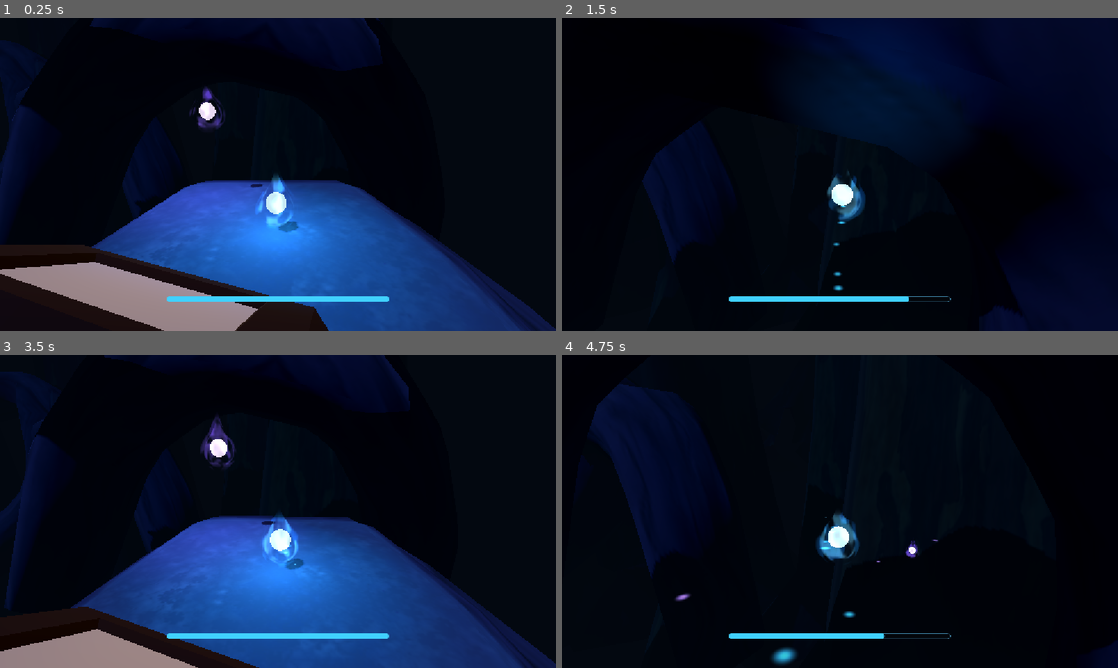
Above: before the commit, frames 1-4 (two rows, left to right).
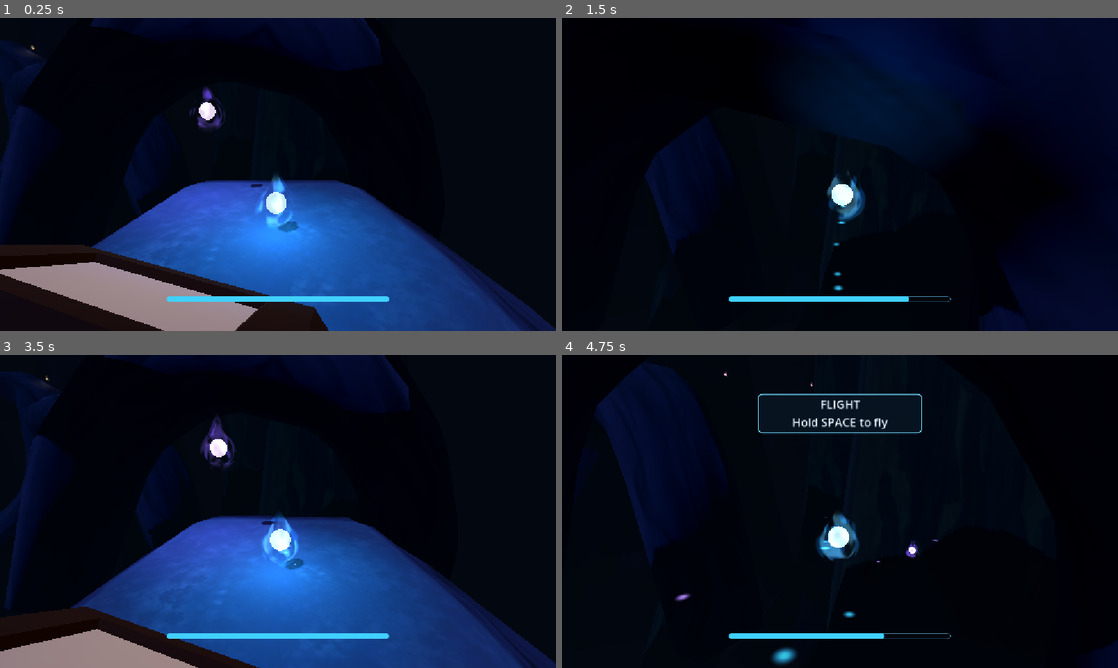
Above: after the commit, the same moments.

Repository: Snow-shino/GMTK2026
Game: Godot game, scene res://scenes/levels/lvl2-1.tscn
Same seed, same stepped clock (60 frames per second), same inputs: the game is played once before the commit and once after it. This scene is started directly instead of the project's main scene.
Inputs (mouse positions are in pixels of both pictures, inside the frame that each line leads up to):
- Up to frame 1 (0.25 s): no input
- Up to frame 2 (1.5 s): move the mouse to (867, 174) at 0.52 s; hold W (move_forward) from 0.53 s (still down); click (867, 174) at 0.6 s; tap Space (jump) at 0.77 s; move the mouse to (812, 174) at 1.27 s; click (812, 174) at 1.35 s
- Up to frame 3 (3.5 s): keep holding W (move_forward); tap Space (jump) at 1.52, 3.02 s; move the mouse to (289, 505) at 2.02 s; click (289, 505) at 2.1 s; move the mouse to (272, 517) at 2.77 s; click (272, 517) at 2.85 s
- Up to frame 4 (4.75 s): keep holding W (move_forward); move the mouse to (878, 514) at 3.52 s; click (878, 514) at 3.6 s; tap Space (jump) at 3.77, 4.52 s; move the mouse to (795, 508) at 4.27 s; click (795, 508) at 4.35 s

The runs differ from the first frame. In frame 1, less than 0.1% of the frame differs, in the area x 3-28%, y 8-64%; in frame 2, 0.2%; in frame 3, less than 0.1%; in frame 4, 2.0%, in the area x 5-65%, y 2-71%.

Commit message:
Made Flight Level 1 and tutorials

Diff:
--- a/gmtk-26/scenes/levels/lvl2-1.tscn
+++ b/gmtk-26/scenes/levels/lvl2-1.tscn
@@ -9,6 +9,8 @@
 [ext_resource type="PackedScene" uid="uid://br4xs4vadfjdy" path="res://scenes/level_goal.tscn" id="9_bhrca"]
 [ext_resource type="PackedScene" uid="uid://4byqqubxl02e" path="res://scenes/start_point.tscn" id="9_hxv46"]
 [ext_resource type="PackedScene" uid="uid://ceiav7efrxarc" path="res://Assets/props/tree.tscn" id="10_fdawt"]
+[ext_resource type="PackedScene" uid="uid://caqkn1lqiox8l" path="res://scenes/life_collectible.tscn" id="10_n8777"]
+[ext_resource type="PackedScene" uid="uid://bhb6wmbfr3n3o" path="res://scenes/dash_collectible.tscn" id="11_hxv46"]
 
 [sub_resource type="Environment" id="Environment_forest"]
 background_mode = 1
@@ -40,7 +42,7 @@
 [node name="LifeHUD" parent="." unique_id=198672142 instance=ExtResource("6_dn47d")]
 
 [node name="LevelGoal" parent="." unique_id=787630280 instance=ExtResource("9_bhrca")]
-transform = Transform3D(-0.45956784, 0, -0.8881427, 0, 1, 0, 0.8881427, 0, -0.45956784, -4.692528, 73.250244, -107.94273)
+transform = Transform3D(-0.45956784, 0, -0.8881427, 0, 1, 0, 0.8881427, 0, -0.45956784, 15.223106, 105.361885, -88.99139)
 
 [node name="Tree" parent="." unique_id=1107119201 instance=ExtResource("10_fdawt")]
 transform = Transform3D(1, 0, 0, 0, 2.8652804, 0, 0, 0, 1, -71.57733, -55.114784, 3.4605255)
@@ -93,25 +95,13 @@
 transform = Transform3D(-0.49784756, 2.7207668, -1.0680805, 1.1494539, 1.1784093, 2.466035, 2.6874008, 5.266897e-15, -1.2526357, -60.5647, 4.414795, -54.300045)
 
 [node name="Platform12" parent="." unique_id=2113990850 instance=ExtResource("6_q0354")]
-transform = Transform3D(-1.252636, 0, -2.687401, 0, 2.9649994, 0, 2.687401, 0, -1.252636, -42.634605, 2.4242249, -44.687904)
+transform = Transform3D(-1.252636, 0, -2.687401, 0, 2.9649994, 0, 2.687401, 0, -1.252636, -42.634605, 5.939909, -44.687904)
 
 [node name="Platform13" parent="." unique_id=1970212054 instance=ExtResource("6_q0354")]
 transform = Transform3D(1.7952483, 0, 2.3597252, 0, 2.9649997, 0, -2.3597252, 0, 1.7952483, -119.647484, 18.942287, -67.94159)
 
 [node name="Platform8" parent="." unique_id=1494704785 instance=ExtResource("6_q0354")]
-transform = Transform3D(2.4649074, 0, -1.6478617, 0, 2.9649992, 0, 1.6478617, 0, 2.4649074, -7.713255, 67.10205, -109.45369)
-
-[node name="Platform14" parent="." unique_id=1313929572 instance=ExtResource("6_q0354")]
-transform = Transform3D(2.9045424, 0, 0.5956921, -0.2891709, 2.5922146, 1.409972, -0.5207967, -1.4393198, 2.5393593, -82.21312, 67.21355, -122.489365)
-
-[node name="Platform15" parent="." unique_id=1083761071 instance=ExtResource("6_q0354")]
-transform = Transform3D(2.9460557, -0.25525084, 0.21638033, 0.3322054, 2.461116, -1.619805, -0.040161967, 1.6336997, 2.4739904, -41.295574, 72.3874, -146.99005)
-
-[node name="Platform9" parent="." unique_id=2059808492 instance=ExtResource("6_q0354")]
-transform = Transform3D(2.4649074, 0, -1.6478617, 0, 2.9649992, 0, 1.6478617, 0, 2.4649074, -3.935192, 17.647346, -117.8411)
-
-[node name="Platform10" parent="." unique_id=344126986 instance=ExtResource("6_q0354")]
-transform = Transform3D(2.4649074, 0, -1.6478617, 0, 2.9649992, 0, 1.6478617, 0, 2.4649074, 3.0326605, 15.455315, -112.66291)
+transform = Transform3D(2.9649951, 0, -0.004553795, 0, 2.964999, 0, 0.004553795, 0, 2.9649951, 14.423809, 98.689064, -87.81042)
 
 [node name="FallResetVolume" parent="." unique_id=252899995 instance=ExtResource("7_n8777")]
 transform = Transform3D(1, 0, 0, 0, 1, 0, 0, 0, 1, -29.867004, -48.430527, -64.04953)
@@ -121,3 +111,83 @@
 
 [node name="FlightCollectible" parent="." unique_id=1262300711 instance=ExtResource("5_6psxf")]
 transform = Transform3D(1, 0, 0, 0, 1, 0, 0, 0, 1, -2.0308456, 3.566559, 3.870403)
+
+[node name="LifeCollectible" parent="." unique_id=17611799 instance=ExtResource("10_n8777")]
+transform = Transform3D(1, 0, 0, 0, 1, 0, 0, 0, 1, -6.477165, 15.594409, -14.4962)
+
+[node name="DashCollectible" parent="." unique_id=1621690256 instance=ExtResource("11_hxv46")]
+transform = Transform3D(1, 0, 0, 0, 1, 0, 0, 0, 1, -42.345833, 13.471795, -43.943657)
+restore_amount = 35.0
+
+[node name="LifeCollectible2" parent="." unique_id=1595990132 instance=ExtResource("10_n8777")]
+transform = Transform3D(1, 0, 0, 0, 1, 0, 0, 0, 1, -60.28632, 17.401318, -54.98607)
+
+[node name="FlightCollectible2" parent="." unique_id=994617512 instance=ExtResource("5_6psxf")]
+transform = Transform3D(1, 0, 0, 0, 0.9998409, 0.017834991, 0, -0.017834991, 0.9998409, -90.89086, 20.336128, -59.16583)
+
+[node name="LifeCollectible3" parent="." unique_id=1277641820 instance=ExtResource("10_n8777")]
+transform = Transform3D(1, 0, 0, 0, 1, 0, 0, 0, 1, -118.18469, 25.775906, -61.103767)
+
+[node name="DashCollectible2" parent="." unique_id=703035925 instance=ExtResource("11_hxv46")]
+transform = Transform3D(1, 0, 0, 0, 1, 0, 0, 0, 1, -135.1285, 43.637314, -95.29296)
+
+[node name="LifeCollectible4" parent="." unique_id=1230700212 instance=ExtResource("10_n8777")]
+transform = Transform3D(1, 0, 0, 0, 1, 0, 0, 0, 1, -133.14516, 51.006016, -107.601616)
+
+[node name="FlightCollectible3" parent="." unique_id=522814509 instance=ExtResource("5_6psxf")]
+transform = Transform3D(1, 0, 0, 0, 1, 0, 0, 0, 1, -109.40316, 74.862656, -137.24052)
+restore_amount = 149.9
+
+[node name="LifeCollectible5" parent="." unique_id=950448053 instance=ExtResource("10_n8777")]
+transform = Transform3D(1, 0, 0, 0, 1, 0, 0, 0, 1, -83.97983, 81.70127, -174.59697)
+
+[node name="LifeCollectible6" parent="." unique_id=2145107283 instance=ExtResource("10_n8777")]
+transform = Transform3D(1, 0, 0, 0, 1, 0, 0, 0, 1, -41.30759, 82.82722, -199.51526)
+
+[node name="FlightCollectible4" parent="." unique_id=1944976740 instance=ExtResource("5_6psxf")]
+transform = Transform3D(1, 0, 0, 0, 1, 0, 0, 0, 1, -73.12317, 85.40962, -186.70055)
+
+[node name="DashCollectible3" parent="." unique_id=76836646 instance=ExtResource("11_hxv46")]
+transform = Transform3D(1, 0, 0, 0, 1, 0, 0, 0, 1, -13.009291, 83.495575, -201.55832)
+
+[node name="FlightCollectible5" parent="." unique_id=1027052752 instance=ExtResource("5_6psxf")]
+transform = Transform3D(1, 0, 0, 0, 1, 0, 0, 0, 1, 8.4386, 82.77912, -176.83359)
+restore_amount = 150.0
+
+[node name="FlightCollectible6" parent="." unique_id=1264165216 instance=ExtResource("5_6psxf")]
+transform = Transform3D(1, 0, 0, 0, 1, 0, 0, 0, 1, -0.7177458, 100.68356, -159.9303)
+restore_amount = 150.0
+
+[node name="FlightCollectible7" parent="." unique_id=2142249974 instance=ExtResource("5_6psxf")]
+transform = Transform3D(1, 0, 0, 0, 1, 0, 0, 0, 1, 3.2163916, 102.01163, -137.89218)
+restore_amount = 100.0
+
+[node name="DashCollectible4" parent="." unique_id=429367289 instance=ExtResource("11_hxv46")]
+transform = Transform3D(1, 0, 0, 0, 1, 0, 0, 0, 1, -7.1370516, 106.404236, -103.177055)
+
+[node name="DashCollectible5" parent="." unique_id=503566370 instance=ExtResource("11_hxv46")]
+transform = Transform3D(1, 0, 0, 0, 1, 0, 0, 0, 1, -35.9423, 15.692927, -62.2707)
+restore_amount = 80.0
+
+[node name="DashCollectible6" parent="." unique_id=2069570017 instance=ExtResource("11_hxv46")]
+transform = Transform3D(1, 0, 0, 0, 1, 0, 0, 0, 1, -24.501444, 18.919815, -86.79452)
+
+[node name="FlightCollectible8" parent="." unique_id=815561929 instance=ExtResource("5_6psxf")]
+transform = Transform3D(1, 0, 0, 0, 1, 0, 0, 0, 1, -9.081176, 15.095317, -122.11116)
+restore_amount = 80.0
+
+[node name="FlightCollectible9" parent="." unique_id=214624512 instance=ExtResource("5_6psxf")]
+transform = Transform3D(1, 0, 0, 0, 1, 0, 0, 0, 1, 3.0433788, 29.974323, -123.19375)
+restore_amount = 40.0
+
+[node name="FlightCollectible10" parent="." unique_id=1333153617 instance=ExtResource("5_6psxf")]
+transform = Transform3D(1, 0, 0, 0, 1, 0, 0, 0, 1, 0.8342109, 51.702225, -113.66887)
+restore_amount = 60.0
+
+[node name="FlightCollectible11" parent="." unique_id=1638329916 instance=ExtResource("5_6psxf")]
+transform = Transform3D(1, 0, 0, 0, 1, 0, 0, 0, 1, -1.6872339, 65.45355, -103.04949)
+restore_amount = 60.0
+
+[node name="FlightCollectible12" parent="." unique_id=1073725824 instance=ExtResource("5_6psxf")]
+transform = Transform3D(1, 0, 0, 0, 1, 0, 0, 0, 1, 0.55685544, 92.7171, -98.997505)
+restore_amount = 150.0
--- a/gmtk-26/scripts/dash_collectible.gd
+++ b/gmtk-26/scripts/dash_collectible.gd
@@ -8,6 +8,7 @@
 
 var _collected := false
 var _respawn_timer: Timer
+static var _has_shown_pickup_prompt := false
 
 
 func _ready() -> void:
@@ -26,6 +27,7 @@
 	_set_available(false)
 	if "has_dash_powerup" in body:
 		body.has_dash_powerup = true
+		_show_pickup_prompt()
 	body.add_life(restore_amount)
 	collected.emit(body, restore_amount)
 	_respawn_timer.start(respawn_time)
@@ -46,3 +48,33 @@
 			child.set_deferred("disabled", not available)
 		elif child is Node3D:
 			child.visible = available
+
+
+func _show_pickup_prompt() -> void:
+	if _has_shown_pickup_prompt:
+		return
+	_has_shown_pickup_prompt = true
+
+	var layer := CanvasLayer.new()
+	layer.layer = 10
+	get_tree().current_scene.add_child(layer)
+
+	var panel := PanelContainer.new()
+	panel.set_anchors_preset(Control.PRESET_CENTER_TOP)
+	panel.position = Vector2(-170.0, 80.0)
+	panel.size = Vector2(340.0, 82.0)
+	var style := StyleBoxFlat.new()
+	style.bg_color = Color(0.03, 0.08, 0.13, 0.9)
+	style.border_color = Color(0.25, 0.7, 1.0, 1.0)
+	style.set_border_width_all(2)
+	style.set_corner_radius_all(8)
+	panel.add_theme_stylebox_override("panel", style)
+	layer.add_child(panel)
+
+	var label := Label.new()
+	label.text = "DASH\nPress LMB to dash"
+	label.horizontal_alignment = HORIZONTAL_ALIGNMENT_CENTER
+	label.vertical_alignment = VERTICAL_ALIGNMENT_CENTER
+	label.add_theme_font_size_override("font_size", 24)
+	label.add_theme_color_override("font_color", Color(0.9, 0.95, 1.0))
+	panel.add_child(label)
--- a/gmtk-26/scripts/flight_collectible.gd
+++ b/gmtk-26/scripts/flight_collectible.gd
@@ -8,6 +8,7 @@
 
 var _collected := false
 var _respawn_timer: Timer
+static var _has_shown_pickup_prompt := false
 
 
 func _ready() -> void:
@@ -26,6 +27,9 @@
 	_set_available(false)
 	if "has_flight_powerup" in body:
 		body.has_flight_powerup = true
+		_show_pickup_prompt()
+	if "is_flying" in body:
+			body.flight_decay = 4.5
 	body.add_life(restore_amount)
 	collected.emit(body, restore_amount)
 	_respawn_timer.start(respawn_time)
@@ -46,3 +50,33 @@
 			child.set_deferred("disabled", not available)
 		elif child is Node3D:
 			child.visible = available
+
+
+func _show_pickup_prompt() -> void:
+	if _has_shown_pickup_prompt:
+		return
+	_has_shown_pickup_prompt = true
+
+	var layer := CanvasLayer.new()
+	layer.layer = 10
+	get_tree().current_scene.add_child(layer)
+
+	var panel := PanelContainer.new()
+	panel.set_anchors_preset(Control.PRESET_CENTER_TOP)
+	panel.position = Vector2(-170.0, 80.0)
+	panel.size = Vector2(340.0, 82.0)
+	var style := StyleBoxFlat.new()
+	style.bg_color = Color(0.03, 0.08, 0.13, 0.9)
+	style.border_color = Color(0.45, 0.85, 1.0, 1.0)
+	style.set_border_width_all(2)
+	style.set_corner_radius_all(8)
+	panel.add_theme_stylebox_override("panel", style)
+	layer.add_child(panel)
+
+	var label := Label.new()
+	label.text = "FLIGHT\nHold SPACE to fly"
+	label.horizontal_alignment = HORIZONTAL_ALIGNMENT_CENTER
+	label.vertical_alignment = VERTICAL_ALIGNMENT_CENTER
+	label.add_theme_font_size_override("font_size", 24)
+	label.add_theme_color_override("font_color", Color(0.9, 0.95, 1.0))
+	panel.add_child(label)
--- a/gmtk-26/scripts/orbiters.gd
+++ b/gmtk-26/scripts/orbiters.gd
@@ -17,7 +17,7 @@
 		push_error("PowerupFollower must be a child of Player.")
 		return
 
-	player.powerup_used.connect(_on_powerup_used)
+
 
 func _process(delta: float) -> void:
 	if player == null:
--- a/gmtk-26/scripts/wisp_player.gd
+++ b/gmtk-26/scripts/wisp_player.gd
@@ -4,7 +4,6 @@
 signal life_changed(current_life: float, max_life: float)
 signal life_depleted
 signal respawned
-signal powerup_used(powerup: String)
 
 @export_category("Ground Movement")
 @export_range(0.1, 30.0, 0.1) var max_ground_speed: float = 16.0
@@ -44,7 +43,7 @@
 @export_category("Flight")
 @export var flight_speed: float = 15.0
 @export var flight_vertical_speed: float = 10.0
-@export var flight_decay: float = 4.0
+@export var flight_decay: float = 4.5
 
 var has_flight_powerup := false
 var is_flying := false
@@ -340,7 +339,6 @@
 
 	has_dash_powerup = false
 	is_dashing = true
-	powerup_used.emit("dash")
 	_dash_time_left = dash_duration
 	var dash_direction: Vector3 = -global_basis.z
 	var current_horizontal := Vector3(velocity.x, 0.0, velocity.z)
@@ -360,10 +358,9 @@
 	flight_decay -= delta
 
 	if flight_decay <= 0.0:
-		flight_decay = 4.0
+		flight_decay = 4.5
 		is_flying = false
 		has_flight_powerup = false
-		powerup_used.emit("flight")
 		return
 
 	if Input.is_action_pressed("jump"):
